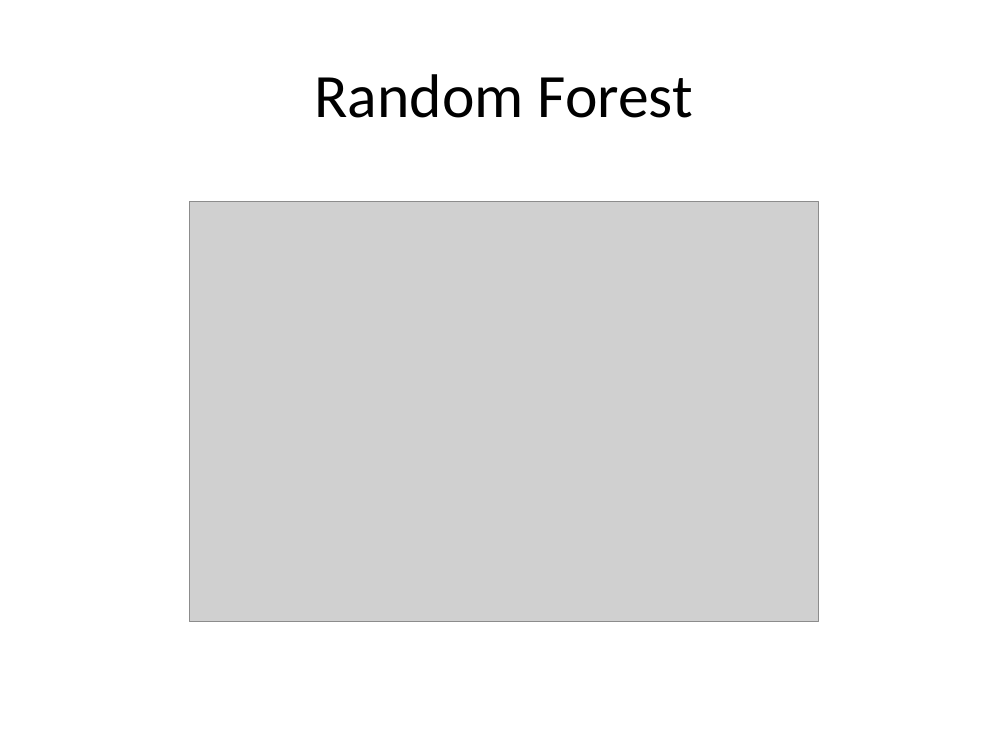
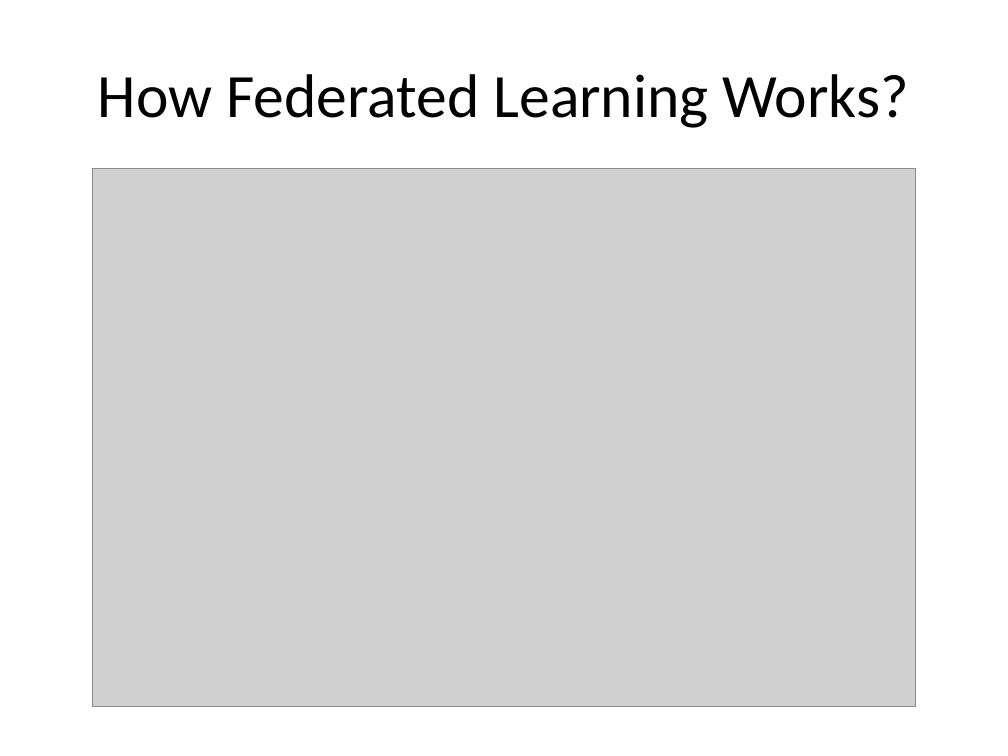
Before and after one commit to look4pritam/FederatedLearning, a slide deck: slide 10 of Presentations/FederatedLearning.pptx (slide 9 before the commit). Drawn at 1008x756 pixels with LibreOffice and Linux fonts; fonts in the diff are those of the drawing; grey boxes stand for pictures. Boxes give left, top, right and bottom in pixels: in the first picture for what was removed or moved away, otherwise in the second. Text is boxed around its words. In the diff, an @@ line names an element or a change of style, - is before the commit and + after.

```diff
--- a/Presentations/FederatedLearning.pptx
+++ b/Presentations/FederatedLearning.pptx
@@ title at (98,74,909,128): text changed @@
-Random Forest
+How Federated Learning Works?
@@ picture: place and size @@
-picture at (190,202,820,622)
+picture at (93,168,916,706)
```
Also in this commit, not shown: 3 slides added, 1 slide removed.
